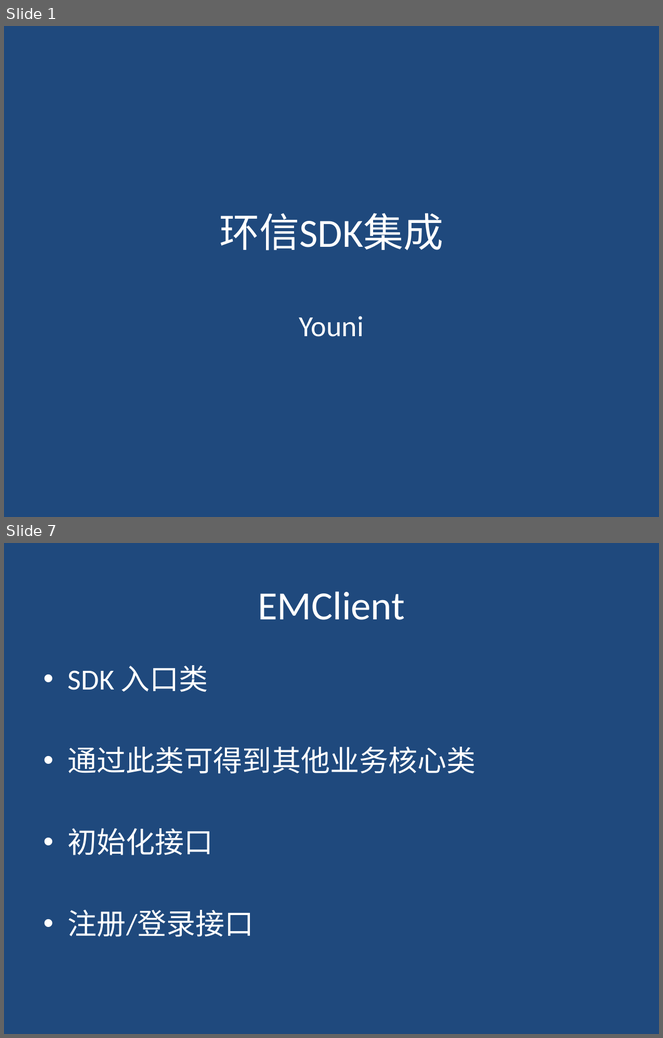
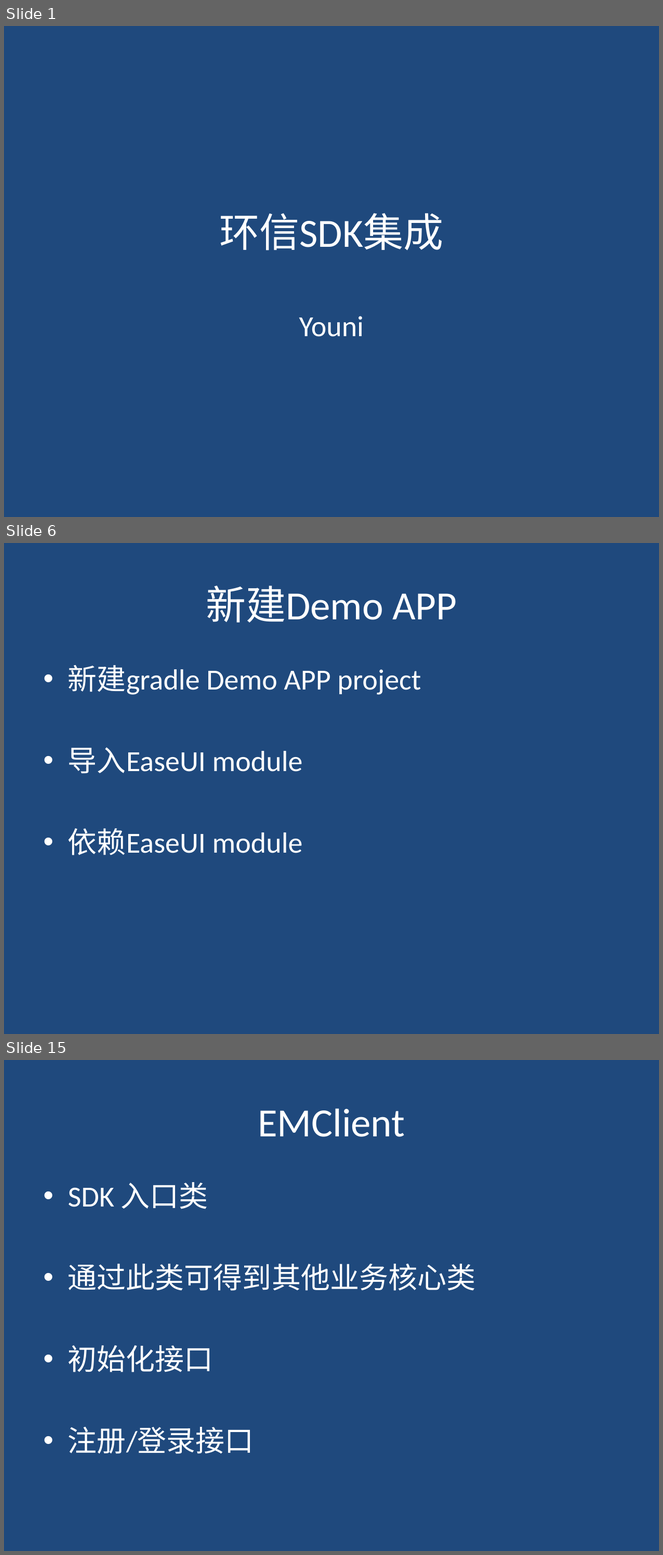
Before and after one commit to youniworld/easemobintegration, a slide deck: easemob_sdk_integration.pptx. Shown one above the other, each under a label of ours: slides 1 and 7 before the commit, slides 1, 6 and 15 after it; the slides between them are not shown. The pictures are 663x1038 and 663x1555 pixels, drawn with LibreOffice and Linux fonts; fonts in the diff are those of the drawing. Boxes give left, top, right and bottom in pixels: in the first picture for what was removed or moved away, otherwise in the second. Text is boxed around its words. In the diff, an @@ line names an element or a change of style, - is before the commit and + after.

```diff
--- a/easemob_sdk_integration.pptx
+++ b/easemob_sdk_integration.pptx
@@ slide 6 added at box(4, 543, 659, 1034), background #1F497D @@
@@ title added at box(206, 586, 457, 623), 44 pt, text #FFFFFF @@
+新建Demo APP
@@ text added at box(68, 665, 421, 856), 32 pt, text #FFFFFF @@
+• 新建gradle Demo APP project
+• 导入EaseUI module
+• 依赖EaseUI module
@@ what was slide 7 is now slide 15 @@
```
Also in this commit, not shown: 4 slides changed, 8 other slides added, 1 slide removed, 11 other files.
